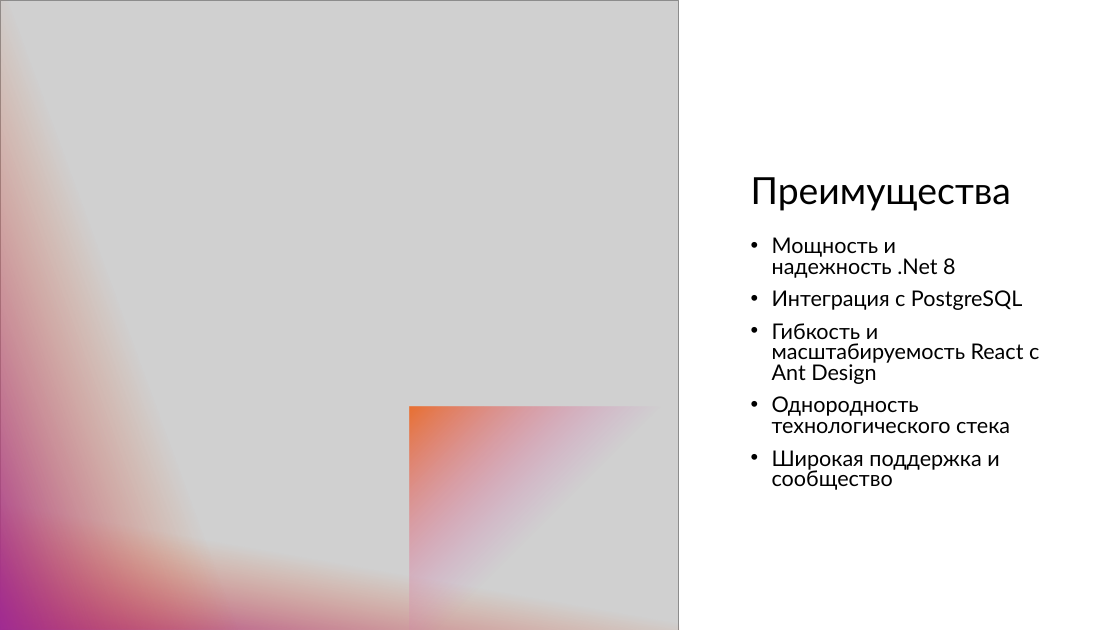
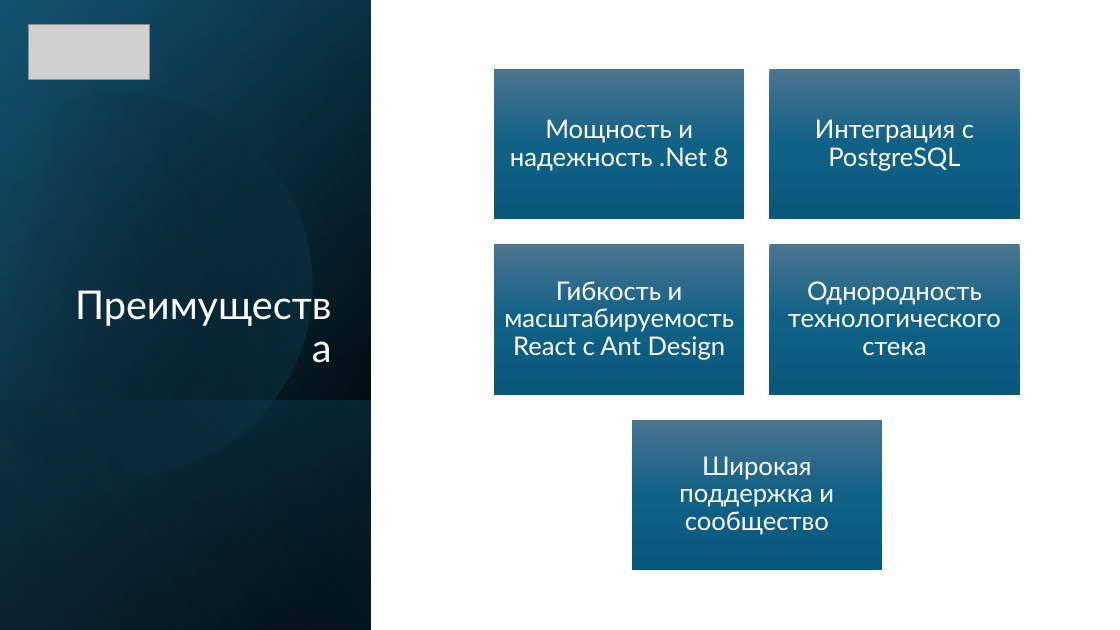
Before and after one commit to QuanticTeam/AtomSkills2024, a slide deck: slide 10 of docs/Презентация продукта.pptx (slide 13 before the commit). Drawn at 1120x630 pixels with LibreOffice and Linux fonts; fonts in the diff are those of the drawing; grey boxes stand for pictures. Boxes give left, top, right and bottom in pixels: in the first picture for what was removed or moved away, otherwise in the second. Text is boxed around its words. In the diff, an @@ line names an element or a change of style, - is before the commit and + after.

```diff
--- a/docs/Презентация продукта.pptx
+++ b/docs/Презентация продукта.pptx
@@ rectangle: place and size @@
-rectangle at (0,0,277,630)
+rectangle at (0,0,371,630)
@@ rectangle at (0,0,371,630): fill gradient #A02B93 to #E97132 to gradient #000000 to #104862; mirrored @@
@@ picture removed at (0,0,679,630) @@
@@ rectangle added at (0,1,371,630), fill gradient #000000 to #156082 @@
@@ rectangle added at (0,0,371,630), fill gradient #000000 to #46B1E1 @@
@@ picture added at (29,25,149,80) @@
@@ freeform shape added at (0,47,359,515), fill gradient #000000 to #156082 @@
@@ title "Преимущества": place and size @@
-title "Преимущества" at (751,177,1011,211)
+title "Преимущества" at (54,155,340,375)
@@ title "Преимущества" at (54,155,340,375): size 32 to 34 pt, text colour #000000 to #FFFFFF; alignment left to right @@
@@ text removed at (772,237,1039,490) @@
-• Мощность и надежность .Net 8
-• Интеграция c PostgreSQL
-• Гибкость и масштабируемость React c Ant Design
-• Однородность технологического стека
-• Широкая поддержка и сообщество
@@ rectangle added at (0,400,371,630), fill gradient #156082 to #000000 @@
@@ rectangle removed at (410,407,679,630) @@
@@ group added at (494,69,1020,570): 5 rectangles, 5 texts @@
+Мощность и надежность .Net 8
+Интеграция c PostgreSQL
+Гибкость и масштабируемость React c Ant Design
+Однородность технологического стека
+Широкая поддержка и сообщество
@@ rectangle removed at (0,481,679,630) @@
```
Also in this commit, not shown: 7 other slides changed, 3 slides added, 6 slides removed.
